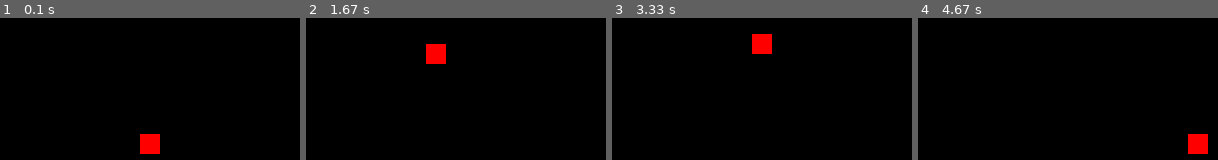
Above: before the commit, frames 1-4 (left to right).
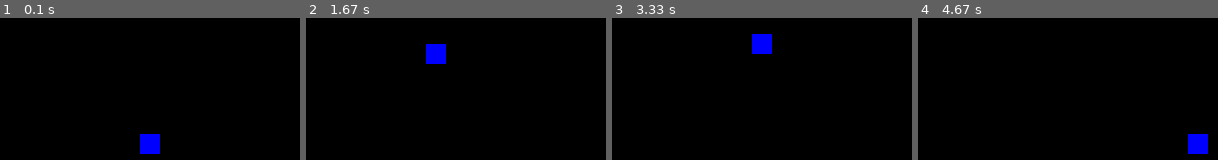
Above: after the commit, the same moments.

Repository: lerummi/pygame-template
Game: pygame game, started from app/main.py
Same seed, same stepped clock (60 frames per second), same inputs: the game is played once before the commit and once after it.
Inputs:
- Up to frame 1 (0.1 s): no input
- Up to frame 2 (1.67 s): hold Right 0.33-0.8 s; hold Up 0.83-1.13 s; hold Right 1.17-1.63 s
- Up to frame 3 (3.33 s): hold Left 1.67-2.2 s; hold Down 2.23-2.53 s; hold Left 2.57-2.97 s; hold Up from 3 s (still down)
- Up to frame 4 (4.67 s): release Up at 3.37 s; hold Right 3.4-4.03 s; hold Down 4.07-4.43 s; hold Left from 4.47 s (still down)

The runs differ from the first frame. In frame 1, 0.9% of the frame differs, in the area x 46-54%, y 81-96%; in frame 2, 0.9%; in frame 3, 0.9%; in frame 4, 0.9%.

Commit message:
auto-reload eingebaut

Diff:
--- a/app/main.py
+++ b/app/main.py
@@ -30,7 +30,7 @@
         rect.centery = rect.centery % window.get_height()
 
         window.fill(0)
-        pygame.draw.rect(window, "red", rect)
+        pygame.draw.rect(window, "blue", rect)
         pygame.display.flip()
         await asyncio.sleep(0)  # required for pygbag
 
--- /dev/null
+++ b/auto-reload.py
@@ -0,0 +1,127 @@
+#!/usr/bin/env python3
+"""
+Auto-reload script for pygame-template
+Watches for file changes and automatically rebuilds
+"""
+import os
+import sys
+import time
+import signal
+import subprocess
+from pathlib import Path
+from watchdog.observers import Observer
+from watchdog.events import FileSystemEventHandler
+
+class BuildHandler(FileSystemEventHandler):
+    def __init__(self, watch_dir, build_script):
+        self.watch_dir = Path(watch_dir)
+        self.build_script = build_script
+        self.last_triggered = 0
+        self.debounce_seconds = 2
+        self.build_process = None
+
+        # Run initial build
+        self.trigger_build(initial=True)
+
+    def trigger_build(self, initial=False):
+        """Trigger a new build"""
+        current_time = time.time()
+
+        # Debounce (skip for initial build)
+        if not initial and current_time - self.last_triggered < self.debounce_seconds:
+            return
+
+        self.last_triggered = current_time
+
+        if not initial:
+            print("\n" + "="*50)
+            print(f">>> Change detected at {time.strftime('%H:%M:%S')}")
+            print(">>> Rebuilding...")
+            print("="*50 + "\n")
+
+        # Kill previous build process and all child processes
+        if self.build_process and self.build_process.poll() is None:
+            print("Stopping previous build process and all child processes...")
+            try:
+                # Kill the entire process group (includes HTTP server)
+                os.killpg(os.getpgid(self.build_process.pid), signal.SIGTERM)
+                self.build_process.wait(timeout=5)
+            except subprocess.TimeoutExpired:
+                # Force kill if still running
+                os.killpg(os.getpgid(self.build_process.pid), signal.SIGKILL)
+                self.build_process.wait()
+            except ProcessLookupError:
+                # Process already terminated
+                pass
+
+            # Wait a bit for port to be released
+            time.sleep(1)
+
+        # Start new build process
+        try:
+            self.build_process = subprocess.Popen(
+                [self.build_script],
+                cwd="/workspace",
+                preexec_fn=os.setsid  # Create new process group
+            )
+            if initial:
+                print(f"\n>>> Initial build started")
+            print(f">>> Build process PID: {self.build_process.pid}")
+            print(f">>> Watching for changes in: {self.watch_dir}\n")
+        except Exception as e:
+            print(f"Error starting build: {e}", file=sys.stderr)
+
+    def on_any_event(self, event):
+        # Ignore directory events
+        if event.is_directory:
+            return
+
+        path = Path(event.src_path)
+
+        # Ignore build output, hidden files, and cache
+        ignore_patterns = ['build/', '.git/', '__pycache__', '.pyc']
+        if any(pattern in str(path) for pattern in ignore_patterns):
+            return
+
+        # Only watch Python files and relevant assets
+        if path.suffix in ['.py', '.png', '.jpg', '.wav', '.mp3', '.ogg']:
+            print(f">>> File changed: {path.relative_to(self.watch_dir)}")
+            self.trigger_build()
+
+def main():
+    watch_dir = os.getenv("WATCH_DIR", "/workspace/app")
+    build_script = os.getenv("BUILD_SCRIPT", "/workspace/build-and-run.sh")
+
+    print("="*60)
+    print("  Pygame Template Auto-Reload Watcher")
+    print("="*60)
+    print(f"Watch directory: {watch_dir}")
+    print(f"Build script:    {build_script}")
+    print("="*60)
+
+    event_handler = BuildHandler(watch_dir, build_script)
+    observer = Observer()
+    observer.schedule(event_handler, watch_dir, recursive=True)
+    observer.start()
+
+    # Handle shutdown gracefully
+    def signal_handler(sig, frame):
+        print("\n\n>>> Shutting down watcher...")
+        observer.stop()
+        if event_handler.build_process and event_handler.build_process.poll() is None:
+            print(">>> Stopping build process...")
+            os.killpg(os.getpgid(event_handler.build_process.pid), signal.SIGTERM)
+        sys.exit(0)
+
+    signal.signal(signal.SIGINT, signal_handler)
+    signal.signal(signal.SIGTERM, signal_handler)
+
+    try:
+        while observer.is_alive():
+            observer.join(1)
+    finally:
+        observer.stop()
+        observer.join()
+
+if __name__ == "__main__":
+    main()
--- a/docker-compose.yml
+++ b/docker-compose.yml
@@ -10,9 +10,8 @@
       - ./app:/workspace/app:rw
     stdin_open: true
     tty: true
-    command: [
-      "sh", "-c",
-      "cd /workspace && uv run pygbag --build app && mkdir -p app/build/web/archives/repo/cp312 && curl -L https://pygame-web.github.io/archives/repo/cp312/pygame_static-1.0-cp312-cp312-wasm32_bi_emscripten.whl -o app/build/web/archives/repo/cp312/pygame_static-1.0-cp312-cp312-wasm32_bi_emscripten.whl && cd app/build/web && uv run python3 -m http.server 8000 --bind 0.0.0.0"]
+    command: ["/workspace/watch-and-reload.sh"]
     environment:
-      PYGBAG_WATCH: "1"
+      WATCH_DIR: "/workspace/app"
+      BUILD_SCRIPT: "/workspace/build-and-run.sh"
     restart: unless-stopped
--- a/pyproject.toml
+++ b/pyproject.toml
@@ -9,4 +9,5 @@
     "ffmpeg-python>=0.2.0",
     "pygame>=2.6.1",
     "pygbag>=0.9.2",
+    "watchdog>=6.0.0",
 ]
Not shown, changed: start
Not shown, added: build-and-run.sh
Not shown, changed: uv.lock
Not shown, added: watch-and-reload.sh
